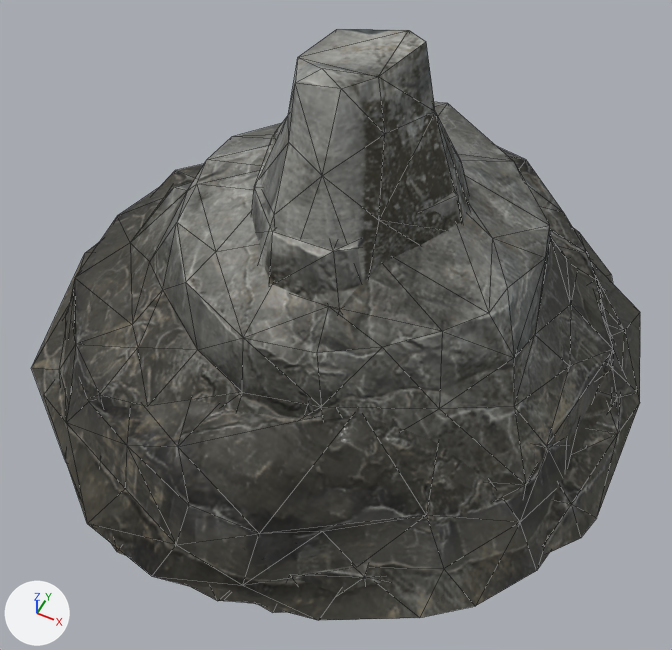
What one commit did to the glTF model assets/models/mountain2.glb.
One viewpoint serves both versions: a camera (50 mm lens) standing at (386.0, -810.0, 1046.0) and looking at (27.0, -92.0, 148.0). Every picture has the same lights, and +X, +Y and +Z are marked at lower left. Mesh edges are drawn as thin lines.

The older version as bpy lines, for what is in view:
```python
me_mountain1_mountains_0 = bpy.data.meshes.new('mountain1_mountains_0')
me_mountain1_mountains_0.from_pydata(...)  # 126 vertices, 233 faces; spans x -470.0..399.0, y -416.0..450.0, z -6.0..342.0
me_mountain1_mountains_0.materials.append(mat_mountains)
me_mountain2_mountains_0 = bpy.data.meshes.new('mountain2_mountains_0')
me_mountain2_mountains_0.from_pydata(...)  # 145 vertices, 266 faces; spans x -442.0..409.0, y -436.0..426.0, z -6.0..504.0
me_mountain2_mountains_0.materials.append(mat_mountains)
me_mountain3_mountains_0 = bpy.data.meshes.new('mountain3_mountains_0')
me_mountain3_mountains_0.from_pydata(...)  # 120 vertices, 210 faces; spans x -440.0..401.0, y -428.0..419.0, z -6.0..349.0
me_mountain3_mountains_0.materials.append(mat_mountains)
me_mountain4_mountains_0 = bpy.data.meshes.new('mountain4_mountains_0')
me_mountain4_mountains_0.from_pydata(...)  # 121 vertices, 209 faces; spans x -388.0..414.0, y -417.0..421.0, z -6.0..233.0
me_mountain4_mountains_0.materials.append(mat_mountains)
ob_mountain1_mountains_0 = bpy.data.objects.new('mountain1_mountains_0', me_mountain1_mountains_0)
ob_mountain1_mountains_0.location = (0.0, 0.0, 0.0)
ob_mountain2_mountains_0 = bpy.data.objects.new('mountain2_mountains_0', me_mountain2_mountains_0)
ob_mountain2_mountains_0.location = (0.0, 0.0, 0.0)
ob_mountain3_mountains_0 = bpy.data.objects.new('mountain3_mountains_0', me_mountain3_mountains_0)
ob_mountain3_mountains_0.location = (0.0, 0.0, 0.0)
ob_mountain4_mountains_0 = bpy.data.objects.new('mountain4_mountains_0', me_mountain4_mountains_0)
ob_mountain4_mountains_0.location = (0.0, 0.0, 0.0)
```
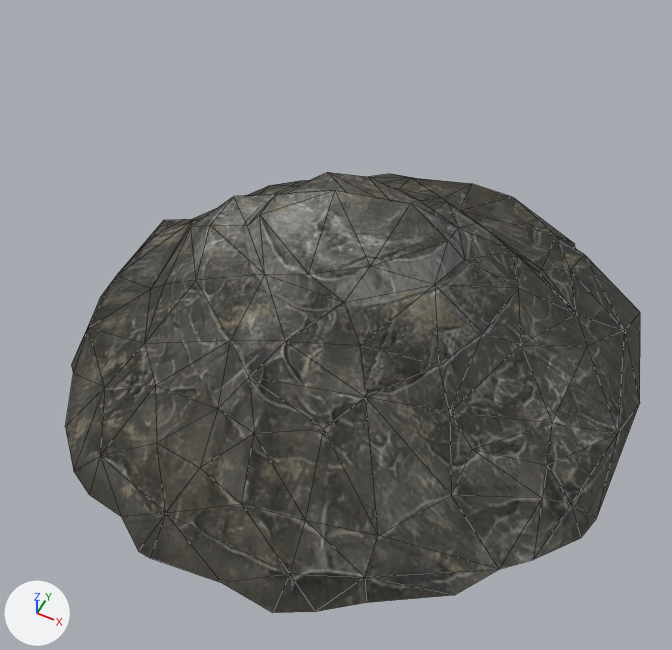
The newer file is also rescaled (x0.01), turned or shifted as a whole; pictures and numbers use the older file's frame.

What differs and where, as boxes (x1, y1, x2, y2) in the pictures (672 x 650 px):
'mountain2_mountains_0', deleted
    before: (45, 29, 635, 620)
'mountain1_mountains_0', deleted
    before: (31, 102, 624, 501)
'mountain3_mountains_0', deleted
    before: (111, 133, 461, 603)
'mountain4_mountains_0', unchanged, uncovered by the edit
    before: (261, 260, 640, 613)
    after: (65, 172, 640, 613)

The edits, one by one:
Object 'mountain1_mountains_0' (ob_mountain1_mountains_0) is deleted.
Object 'mountain2_mountains_0' (ob_mountain2_mountains_0) is deleted.
Object 'mountain3_mountains_0' (ob_mountain3_mountains_0) is deleted.
